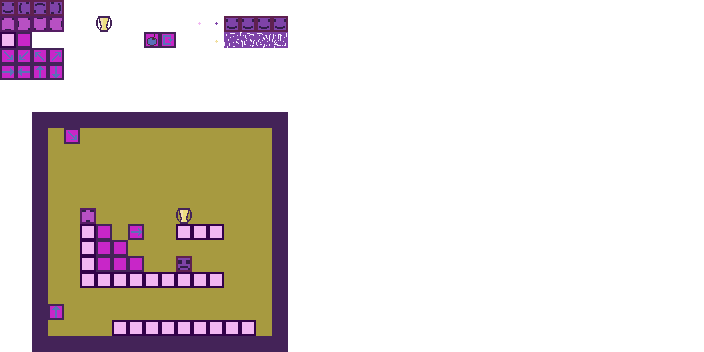
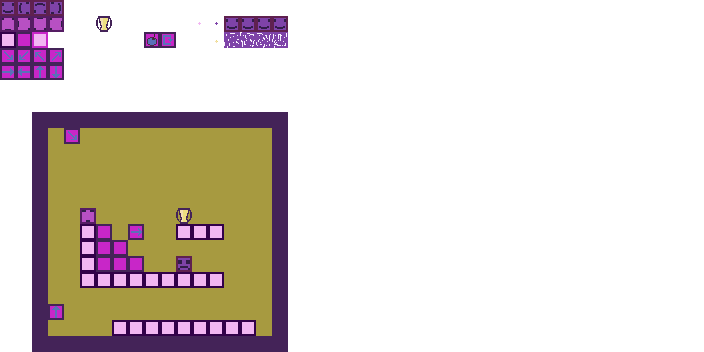
Two versions of the same layered image (w=704, h=352). Layer-by-layer changes:
added layer "Слой 3 kопировать" above "Слой 15" over <box>32,32,48,48</box>
